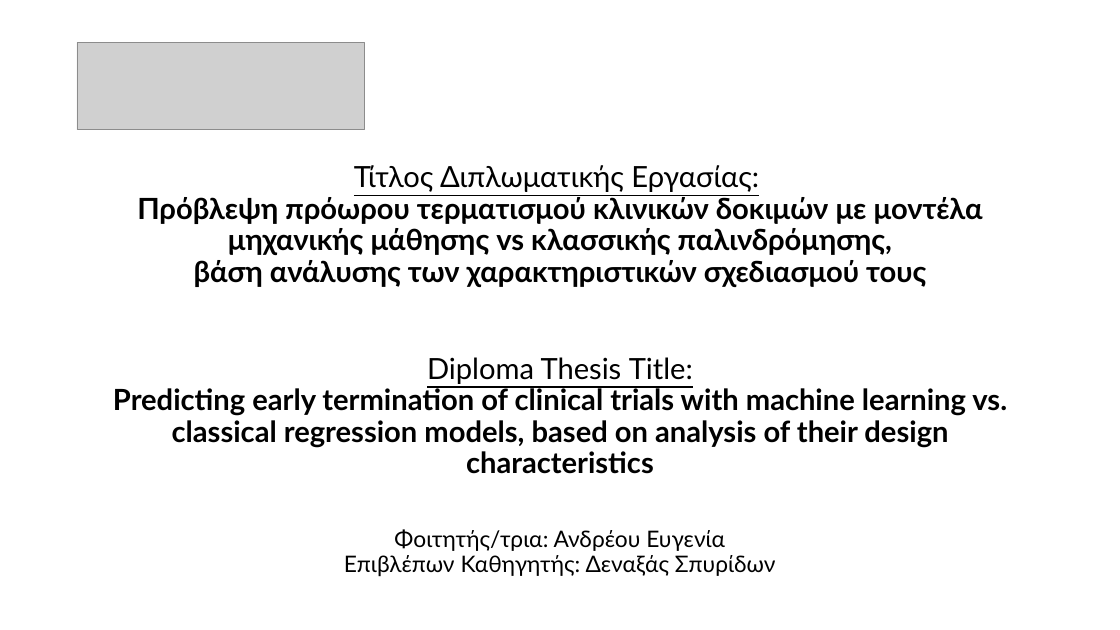
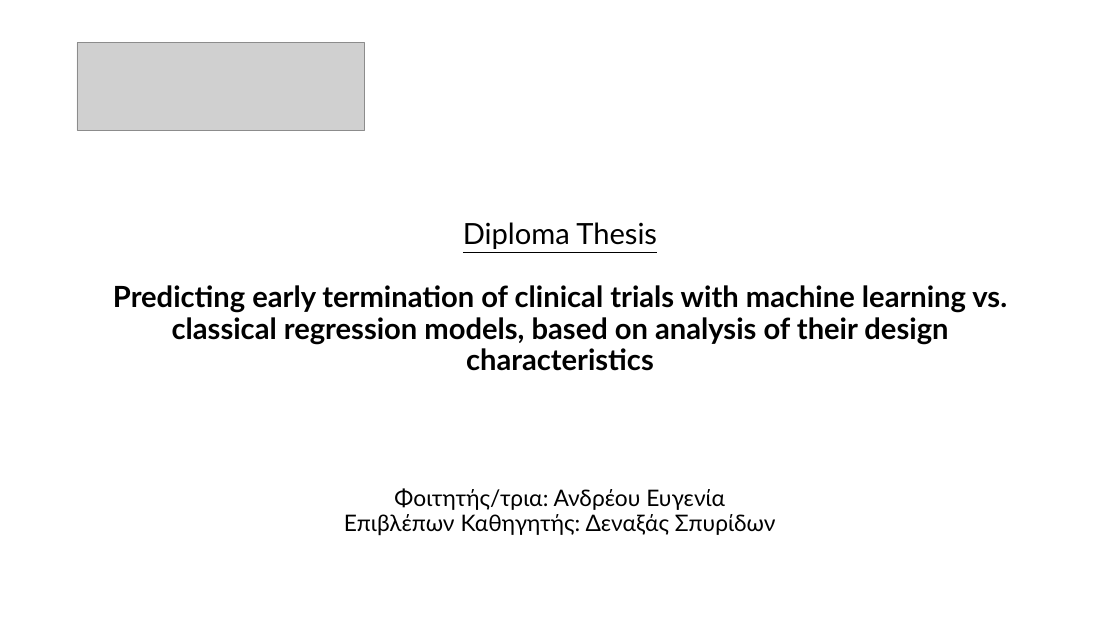
Before and after one commit to AndreouEugenia/Thesis, a slide deck: slide 2 of Thesis_Presentation.pptx. Drawn at 1120x630 pixels with LibreOffice and Linux fonts; fonts in the diff are those of the drawing; grey boxes stand for pictures. Boxes give left, top, right and bottom in pixels: in the first picture for what was removed or moved away, otherwise in the second. Text is boxed around its words. In the diff, an @@ line names an element or a change of style, - is before the commit and + after.

```diff
--- a/Thesis_Presentation.pptx
+++ b/Thesis_Presentation.pptx
@@ text "Diploma Thesis": place and size @@
-text "Diploma Thesis" at <box>113,357,1007,474</box>
+text "Diploma Thesis" at <box>113,222,1007,371</box>
@@ title removed at <box>137,165,983,287</box> @@
-Τίτλος Διπλωματικής Εργασίας:
-Πρόβλεψη πρόωρου τερματισμού κλινικών δοκιμών με μοντέλα μηχανικής μάθησης vs κλασσικής παλινδρόμησης,
-βάση ανάλυσης των χαρακτηριστικών σχεδιασμού τους
@@ text at <box>463,222,657,249</box>: text changed @@
-Diploma Thesis Title:
+Diploma Thesis
@@ text "Φοιτητής/τρια: Ανδρέου Ευγενία": place and size @@
-text "Φοιτητής/τρια: Ανδρέου Ευγενία" at <box>344,529,776,577</box>
+text "Φοιτητής/τρια: Ανδρέου Ευγενία" at <box>344,488,776,536</box>
```
Also in this commit, not shown: 25 slides added, 3 slides removed, 42 other files.
